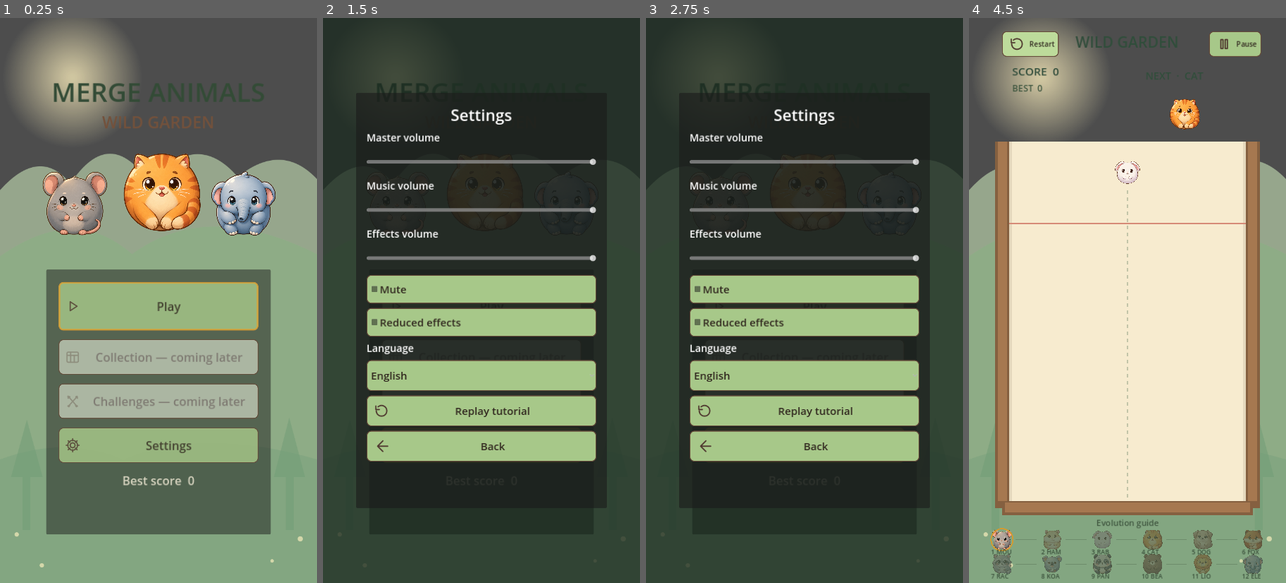
Above: before the commit, frames 1-4 (left to right).
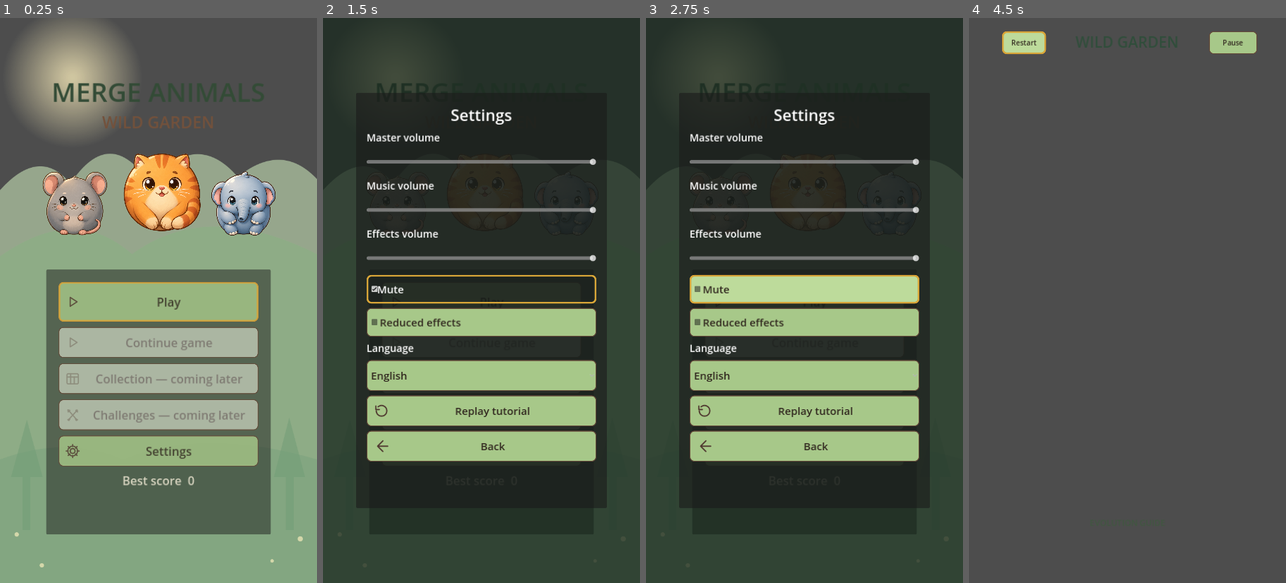
Above: after the commit, the same moments.

Repository: sandikovcusu-commits/MergeAnimal
Game: Godot game, scene res://scenes/ui/MainMenu.tscn
The game is run twice, just before and just after one commit, with the same random seed, the same clock (stepped at 60 frames per second) and the same inputs.
Inputs:
- Up to frame 1 (0.25 s): no input
- Up to frame 2 (1.5 s): click "Settings" at 0.5 s; click "Play" at 1.25 s
- Up to frame 3 (2.75 s): click "Play" at 2 s
- Up to frame 4 (4.5 s): click "Replay tutorial" at 2.75 s; click "Pause" at 3.5 s; click "Restart" at 4.25 s

The runs differ from the first frame. In frame 1, 8.7% of the frame differs, in the area x 18-82%, y 49-80%; in frame 2, 3.7%; in frame 3, 0.6%; in frame 4, 83%, in the area x 0-100%, y 0-100%.
Error after the commit: Parse Error: Cannot infer the type of "keep_primary" variable because the value doesn't have a set type. (res://scripts/gameplay/Game.gd:182)

Commit message:
Connect safe classic session save and continue to gameplay
Co-authored-by: arena-agent <297053741+arena-agent@users.noreply.github.com>

Diff:
--- a/MergeAnimals/scripts/gameplay/Game.gd
+++ b/MergeAnimals/scripts/gameplay/Game.gd
@@ -67,6 +67,9 @@
 const SETTINGS_SCENE := preload("res://scenes/ui/SettingsPanel.tscn")
 const EFFECT_SCRIPT := preload("res://scripts/effects/MergeEffects.gd")
 var reduced_effects := false
+var autosave_elapsed := 0.0
+var save_scheduled := false
+var save_status: Error = OK
 
 func _ready() -> void:
 	process_mode = Node.PROCESS_MODE_ALWAYS
@@ -104,7 +107,15 @@
 	best_at_start = best_score
 	current_data = _pick_animal()
 	next_data = _pick_animal()
-	if bool(get_tree().get_meta("tutorial_requested", false)):
+	var continuing := bool(get_tree().get_meta("continue_requested", false))
+	if continuing:
+		get_tree().remove_meta("continue_requested")
+		var loaded := SessionSave.load_session()
+		if loaded.status in ["ok", "recovered"]:
+			_restore_session(loaded.data)
+		else:
+			push_warning("Continue unavailable: %s" % loaded.status)
+	if not continuing and bool(get_tree().get_meta("tutorial_requested", false)):
 		get_tree().remove_meta("tutorial_requested")
 		current_data = animals[0]
 		next_data = animals[0]
@@ -141,10 +152,66 @@
 			_update_preview()
 	elif _can_aim():
 		current_preview.visible = _spawn_clear(current_data, aim_x)
+	if persist_best:
+		autosave_elapsed += delta
+		if autosave_elapsed >= 1.0 and not save_scheduled:
+			save_scheduled = true
+			call_deferred("_autosave_safe")
 	if debug_panel.visible:
 		_update_debug()
 	if debug_outlines:
 		queue_redraw()
+
+func _session_snapshot() -> Dictionary:
+	var bodies: Array = []
+	var uid := 0
+	for animal in pieces.get_children():
+		if not animal is Animal or animal.is_queued_for_deletion() or animal.merge_locked:
+			return {}
+		uid += 1
+		bodies.append({"uid": uid, "id": str(animal.data.id), "x": animal.position.x, "y": animal.position.y, "rotation": animal.rotation, "vx": animal.linear_velocity.x, "vy": animal.linear_velocity.y, "angular_velocity": animal.angular_velocity, "sleeping": animal.sleeping, "danger": float(danger_monitor.timers.get(animal.instance_uid, 0.0))})
+	return {"session_version": 1, "active": true, "score": score, "best_score": best_score, "best_at_start": best_at_start, "spawn_count": spawn_count, "merge_count": merge_manager.merge_count, "combo_count": combo_count, "combo_left": combo_left, "combo_events": combo_events, "max_combo": max_combo, "highest_level": highest_level, "current": str(current_data.id), "next": str(next_data.id), "rng_state": str(rng.state), "aim_x": aim_x, "cooldown_left": cooldown_left, "tutorial_stage": tutorial_stage, "bodies": bodies}
+
+func save_session() -> Error:
+	# Recheck at execution time, after physics/contact callbacks and deferred merges.
+	if not persist_best or game_state == GameState.GAME_OVER or drop_requested or not merge_manager.pending.is_empty() or merge_manager.commit_scheduled:
+		return ERR_BUSY
+	var snapshot := _session_snapshot()
+	if not SessionSave.valid(snapshot): return ERR_INVALID_DATA
+	var primary := SaveManager._read_envelope(SessionSave.PATH)
+	var keep_primary := primary.status == "ok" and (SessionSave.valid(primary.data) or (primary.data.get("session_version") == 1 and primary.data.get("active") == false))
+	save_status = SaveManager.save_progress(snapshot, SessionSave.PATH, keep_primary)
+	return save_status
+
+func _autosave_safe() -> void:
+	save_scheduled = false
+	if not is_inside_tree() or not is_playing(): return
+	if save_session() == OK:
+		autosave_elapsed = 0.0
+	else:
+		# Retry later rather than saving an incomplete merge or hammering the filesystem.
+		autosave_elapsed = 0.0
+
+func _restore_session(data: Dictionary) -> void:
+	# SessionSave.valid ran before creating any body; a fresh scene has an empty board.
+	score = int(data.score); best_score = maxi(best_score, int(data.best_score)); best_at_start = int(data.best_at_start)
+	spawn_count = int(data.spawn_count); merge_manager.merge_count = int(data.merge_count)
+	combo_count = int(data.combo_count); combo_left = float(data.combo_left); combo_events = int(data.combo_events); max_combo = int(data.max_combo)
+	highest_level = int(data.highest_level)
+	current_data = find_animal(StringName(data.current)); next_data = find_animal(StringName(data.next))
+	rng.state = int(data.rng_state)
+	aim_x = float(data.aim_x); cooldown_left = float(data.cooldown_left)
+	spawn_state = SpawnState.COOLDOWN if cooldown_left > 0.0 else SpawnState.READY
+	for item in data.bodies:
+		var body := create_animal(find_animal(StringName(item.id)), Vector2(float(item.x), float(item.y)))
+		body.rotation = float(item.rotation)
+		body.linear_velocity = Vector2(float(item.vx), float(item.vy))
+		body.angular_velocity = float(item.angular_velocity)
+		body.sleeping = item.sleeping
+		if float(item.danger) > 0.0: danger_monitor.timers[body.instance_uid] = float(item.danger)
+	if int(data.tutorial_stage) >= 0:
+		_begin_tutorial()
+		_tutorial_set_stage(int(data.tutorial_stage))
 
 func _pick_animal() -> AnimalData:
 	var total := 0.0
@@ -378,6 +445,8 @@
 	if not is_playing():
 		return
 	game_state = GameState.GAME_OVER
+	if persist_best and SessionSave.clear_session() != OK:
+		push_warning("Could not invalidate finished session")
 	combo_count = 0
 	combo_left = 0.0
 	drop_requested = false
@@ -406,7 +475,8 @@
 		drop_requested = false
 		if spawn_state == SpawnState.AIMING or spawn_state == SpawnState.DROPPING:
 			spawn_state = SpawnState.READY
-		overlay_title.text = tr("PAUSE")
+		var pause_save := save_session() if persist_best else OK
+		overlay_title.text = tr("PAUSE") if pause_save == OK else tr("SAVE_WAIT")
 		resume_button.visible = true
 		$HUD/Overlay/SettingsButton.visible = true
 		overlay.visible = true
@@ -466,10 +536,17 @@
 	if tutorial: tutorial.queue_free()
 
 func _main_menu() -> void:
+	if game_state == GameState.PAUSED and persist_best:
+		if save_session() != OK:
+			overlay_title.text = tr("SAVE_WAIT")
+			return
 	get_tree().paused = false
 	get_tree().change_scene_to_file("res://scenes/ui/MainMenu.tscn")
 
 func _restart() -> void:
+	if persist_best and SessionSave.clear_session() != OK:
+		overlay_title.text = tr("SAVE_WAIT")
+		return
 	get_tree().paused = false
 	get_tree().reload_current_scene()
 
--- a/MergeAnimals/scripts/save/SaveManager.gd
+++ b/MergeAnimals/scripts/save/SaveManager.gd
@@ -1,5 +1,4 @@
-## Experimental persistence primitive, not connected to gameplay or Continue yet.
-## Callers must capture a coherent physics snapshot themselves; see SAVE_SYSTEM_REPORT.md.
+## Versioned local persistence primitive; gameplay snapshot rules are in SessionSave.
 class_name SaveManager
 extends RefCounted
 
@@ -42,7 +41,7 @@
 		return backup
 	return {"status": "missing" if primary.status == "missing" and backup.status == "missing" else "corrupt"}
 
-static func save_progress(data: Dictionary, path: String = DEFAULT_PATH) -> Error:
+static func save_progress(data: Dictionary, path: String = DEFAULT_PATH, backup_current: bool = true) -> Error:
 	# Never overwrite newer saves, unreadable saves, or a newer backup.
 	if not path.begins_with("user://"):
 		return ERR_INVALID_PARAMETER
@@ -68,7 +67,7 @@
 		DirAccess.remove_absolute(ProjectSettings.globalize_path(tmp))
 		return ERR_FILE_CORRUPT
 	var base := ProjectSettings.globalize_path(path)
-	if primary.status == "ok":
+	if primary.status == "ok" and backup_current:
 		var backup_tmp := base + ".bak.tmp"
 		error = DirAccess.copy_absolute(base, backup_tmp)
 		if error == OK:
--- /dev/null
+++ b/MergeAnimals/scripts/save/SessionSave.gd
@@ -0,0 +1,51 @@
+## Classic-session schema and validation. Never partially apply an invalid snapshot.
+class_name SessionSave
+extends RefCounted
+
+const PATH := "user://wild_garden_session.json"
+const IDS := ["mouse", "hamster", "rabbit", "cat", "dog", "fox", "raccoon", "koala", "panda", "bear", "lion", "elephant"]
+
+static func _number(value: Variant, low: float, high: float) -> bool:
+	return typeof(value) in [TYPE_INT, TYPE_FLOAT] and is_finite(float(value)) and float(value) >= low and float(value) <= high
+
+static func _integer(value: Variant, low: int, high: int) -> bool:
+	return _number(value, low, high) and floorf(float(value)) == float(value)
+
+static func valid(data: Variant) -> bool:
+	if typeof(data) != TYPE_DICTIONARY or not _integer(data.get("session_version"), 1, 1) or data.get("active") != true:
+		return false
+	for key in ["score", "best_score", "best_at_start", "spawn_count", "merge_count", "combo_count", "combo_events", "max_combo", "highest_level"]:
+		if not _integer(data.get(key), 0, 1000000000): return false
+	if int(data.highest_level) < 1 or int(data.highest_level) > 12 or int(data.best_score) < int(data.score): return false
+	for key in ["combo_left", "cooldown_left"]:
+		if not _number(data.get(key), 0, 60): return false
+	if not _number(data.get("aim_x"), 0, 720): return false
+	if data.get("current") not in IDS.slice(0, 5) or data.get("next") not in IDS.slice(0, 5): return false
+	if typeof(data.get("rng_state")) != TYPE_STRING or not data.rng_state.is_valid_int(): return false
+	if not _integer(data.get("tutorial_stage"), -1, 4): return false
+	if typeof(data.get("bodies")) != TYPE_ARRAY or data.bodies.size() > 500: return false
+	var seen := {}
+	for body in data.bodies:
+		if typeof(body) != TYPE_DICTIONARY or body.get("id") not in IDS: return false
+		if not _integer(body.get("uid"), 1, 500) or seen.has(int(body.uid)): return false
+		seen[int(body.uid)] = true
+		if not _number(body.get("x"), 50, 670) or not _number(body.get("y"), 200, 1140): return false
+		if not _number(body.get("rotation"), -1000000, 1000000): return false
+		if not _number(body.get("vx"), -10000, 10000) or not _number(body.get("vy"), -10000, 10000) or not _number(body.get("angular_velocity"), -10000, 10000): return false
+		if not _number(body.get("danger"), 0, 10) or typeof(body.get("sleeping")) != TYPE_BOOL: return false
+	return true
+
+static func load_session() -> Dictionary:
+	var first := SaveManager._read_envelope(PATH)
+	if first.status in ["future", "io_error"]: return first
+	if first.status == "ok":
+		# Explicitly inactive (game over / new game) suppresses older backups.
+		if first.data.get("session_version") == 1 and first.data.get("active") == false: return {"status": "missing"}
+		if valid(first.data): return first
+	var backup := SaveManager._read_envelope(PATH + ".bak")
+	if backup.status in ["future", "io_error"]: return backup
+	if backup.status == "ok" and valid(backup.data): return {"status": "recovered", "data": backup.data}
+	return {"status": "missing" if first.status == "missing" and backup.status == "missing" else "corrupt"}
+
+static func clear_session() -> Error:
+	return SaveManager.save_progress({"session_version": 1, "active": false}, PATH)
--- a/MergeAnimals/scripts/ui/MainMenu.gd
+++ b/MergeAnimals/scripts/ui/MainMenu.gd
@@ -6,6 +6,7 @@
 const DECOR := [preload("res://assets/animals/mouse/normal.png"), preload("res://assets/animals/cat/normal.png"), preload("res://assets/animals/elephant/normal.png")]
 var play_button: Button
 var settings_button: Button
+var continue_button: Button
 var best_label: Label
 var settings_panel: Control
 var navigating := false
@@ -25,11 +26,14 @@
 	var margins := MarginContainer.new()
 	for side in ["margin_left", "margin_right", "margin_top", "margin_bottom"]: margins.add_theme_constant_override(side, 28)
 	card.add_child(margins)
-	var list := VBoxContainer.new(); list.add_theme_constant_override("separation", 20); margins.add_child(list)
-	play_button = _button("Play", "PLAY", "play", 110); list.add_child(play_button); play_button.pressed.connect(_play)
-	var collection := _button("Collection", "COLLECTION", "collection", 80); collection.disabled = true; list.add_child(collection)
-	var challenges := _button("Challenges", "CHALLENGES", "challenge", 80); challenges.disabled = true; list.add_child(challenges)
-	settings_button = _button("Settings", "SETTINGS", "settings", 80); list.add_child(settings_button); settings_button.pressed.connect(_settings)
+	var list := VBoxContainer.new(); list.add_theme_constant_override("separation", 12); margins.add_child(list)
+	play_button = _button("Play", "PLAY", "play", 90); list.add_child(play_button); play_button.pressed.connect(_play)
+	continue_button = _button("Continue", "CONTINUE", "play", 70); list.add_child(continue_button)
+	continue_button.disabled = SessionSave.load_session().status not in ["ok", "recovered"]
+	continue_button.pressed.connect(_continue_game)
+	var collection := _button("Collection", "COLLECTION", "collection", 70); collection.disabled = true; list.add_child(collection)
+	var challenges := _button("Challenges", "CHALLENGES", "challenge", 70); challenges.disabled = true; list.add_child(challenges)
+	settings_button = _button("Settings", "SETTINGS", "settings", 70); list.add_child(settings_button); settings_button.pressed.connect(_settings)
 	best_label = Label.new(); best_label.name = "Best"; best_label.horizontal_alignment = HORIZONTAL_ALIGNMENT_CENTER
 	best_label.add_theme_font_size_override("font_size", 27); best_label.add_theme_color_override("font_color", Color("f3ecd7")); list.add_child(best_label)
 	_refresh_best()
@@ -50,11 +54,25 @@
 	best_label.text = "%s  %d" % [tr("BEST_SCORE"), best]
 func _play() -> void:
 	if navigating or is_instance_valid(settings_panel): return
+	if SessionSave.clear_session() != OK:
+		best_label.text = tr("SAVE_WAIT")
+		return
 	navigating = true
 	play_button.disabled = true
 	var config := ConfigFile.new()
 	if config.load("user://wild_garden_tutorial.cfg") != OK or not bool(config.get_value("tutorial", "completed", false)):
 		get_tree().set_meta("tutorial_requested", true)
+	get_tree().change_scene_to_file(GAME)
+func _continue_game() -> void:
+	if navigating or is_instance_valid(settings_panel): return
+	var loaded := SessionSave.load_session()
+	if loaded.status not in ["ok", "recovered"]:
+		continue_button.disabled = true
+		best_label.text = tr("SAVE_UNAVAILABLE")
+		return
+	navigating = true
+	continue_button.disabled = true
+	get_tree().set_meta("continue_requested", true)
 	get_tree().change_scene_to_file(GAME)
 func _settings() -> void:
 	if is_instance_valid(settings_panel): return
--- a/MergeAnimals/scripts/ui/UIStrings.gd
+++ b/MergeAnimals/scripts/ui/UIStrings.gd
@@ -12,6 +12,14 @@
 		"tr": {"PLAY":"Oyna", "SETTINGS":"Ayarlar", "COLLECTION":"Koleksiyon — yakında", "CHALLENGES":"Görevler — yakında", " …(555 unchanged characters)…
 		"ru": {"PLAY":"Играть", "SETTINGS":"Настройки", "COLLECTION":"Коллекция — позже", "CHALLENGES":"Задания — позже", "BE …(589 unchanged characters)…
 	}
+	var save_messages := {
+		"en": {"CONTINUE":"Continue game", "SAVE_WAIT":"Save unavailable. Resume and try again.", "SAVE_UNAVAILABLE":"Saved game unavailable"},
+		"az": {"CONTINUE":"Oyuna davam et", "SAVE_WAIT":"Saxlama mümkün deyil. Davam edib yenidən yoxlayın.", "SAVE_UNAVAILABLE":"Saxlanmış oyun əlçatan deyil"},
+		"tr": {"CONTINUE":"Oyuna devam et", "SAVE_WAIT":"Kaydedilemedi. Devam edip tekrar deneyin.", "SAVE_UNAVAILABLE":"Kayıtlı oyun kullanılamıyor"},
+		"ru": {"CONTINUE":"Продолжить игру", "SAVE_WAIT":"Не удалось сохранить. Продолжите и повторите.", "SAVE_UNAVAILABLE":"Сохранённая игра недоступна"}
+	}
+	for locale in save_messages:
+		messages[locale].merge(save_messages[locale])
 	var tutorial_messages := {
 		"en": {"REPLAY_TUTORIAL":"Replay tutorial", "SKIP":"Skip", "DONE":"Done", "TUTORIAL_MOVE":"Drag left or right to aim" …(224 unchanged characters)…
 		"az": {"REPLAY_TUTORIAL":"Təlimatı təkrarla", "SKIP":"Keç", "DONE":"Bitir", "TUTORIAL_MOVE":"Nişan almaq üçün sağa və …(237 unchanged characters)…
